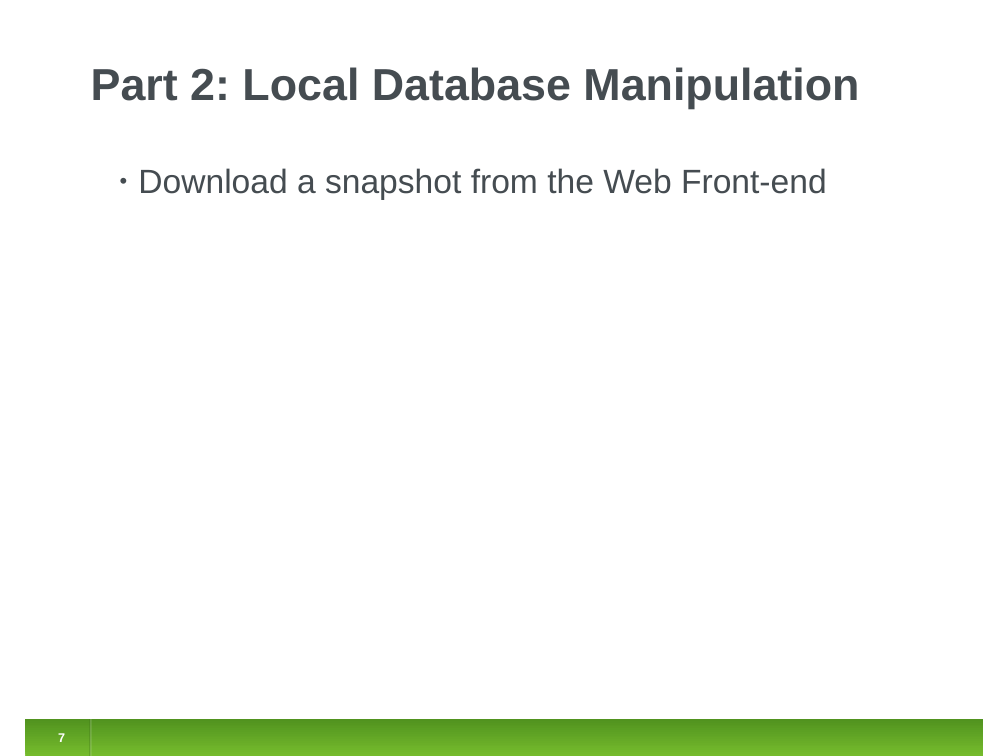
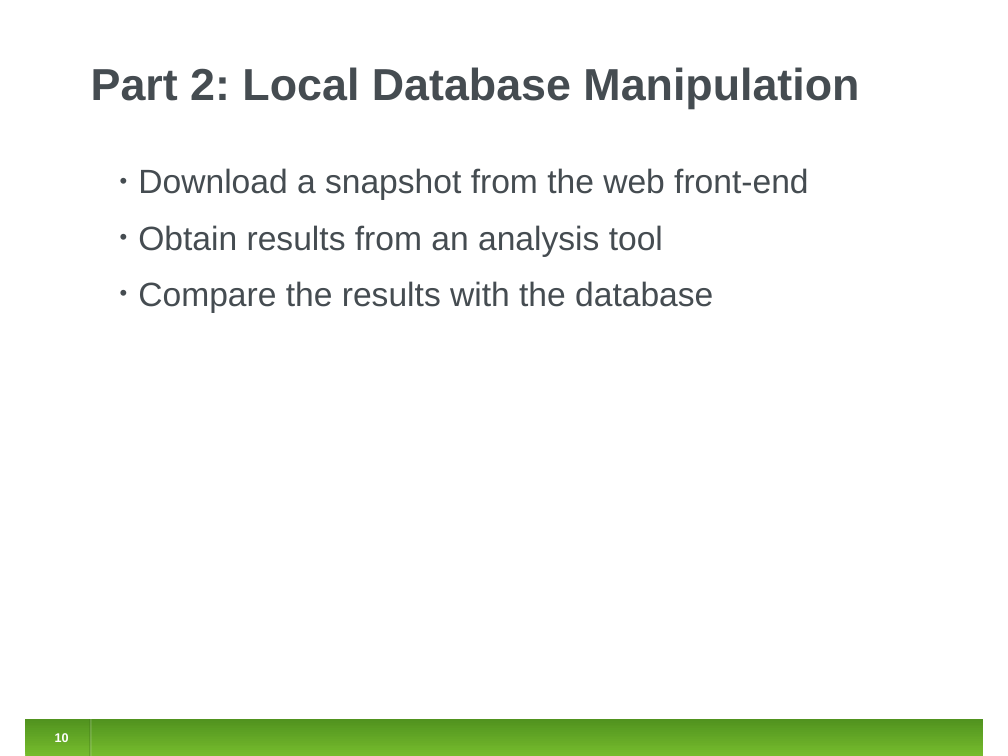
Before and after one commit to jirislaby/writings, a slide deck: slide 10 of presentations/clabure_rome/clabure.odp (slide 7 before the commit). Drawn at 1008x756 pixels with LibreOffice and Linux fonts; fonts in the diff are those of the drawing. Boxes give left, top, right and bottom in pixels: in the first picture for what was removed or moved away, otherwise in the second. Text is boxed around its words. In the diff, an @@ line names an element or a change of style, - is before the commit and + after.

```diff
--- a/presentations/clabure_rome/clabure.odp
+++ b/presentations/clabure_rome/clabure.odp
@@ text at [138,168,808,313]: text changed @@
-• Download a snapshot from the Web Front-end
+• Download a snapshot from the web front-end
+• Obtain results from an analysis tool
+• Compare the results with the database
@@ page number at [55,733,69,742]: text changed @@
-7
+10
```
Also in this commit, not shown: 5 other slides changed, 3 slides added, 1 other file.
